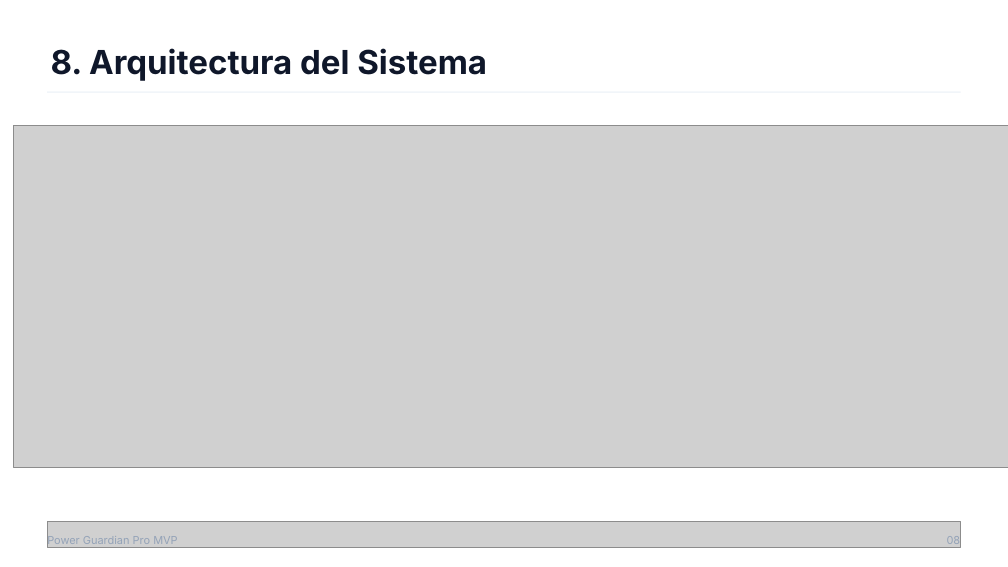
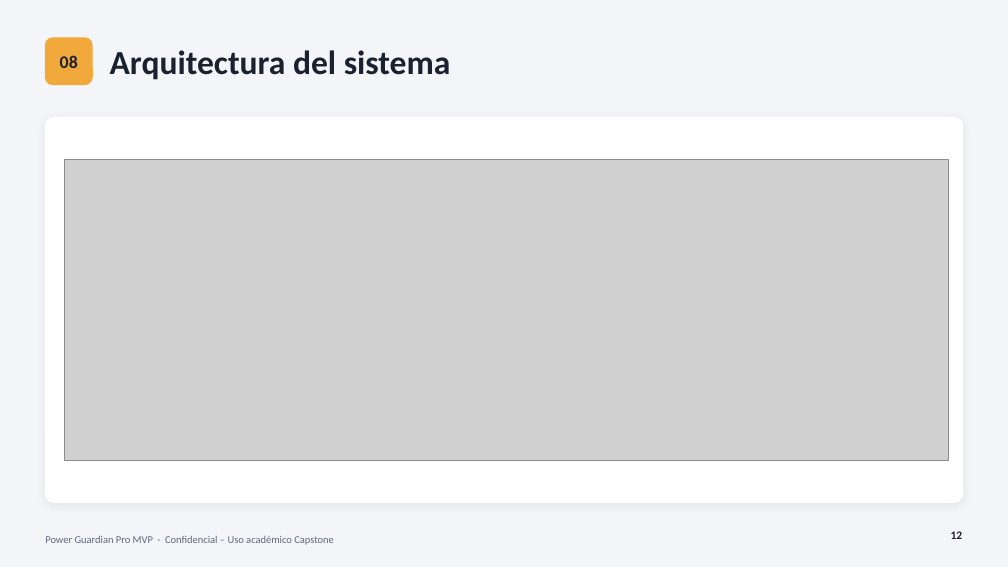
Before and after one commit to FabianBugueno/capstone, a slide deck: slide 12 of Fase 2/Evidencias Proyecto/Presentación Proyecto.pptx. Drawn at 1008x567 pixels with LibreOffice and Linux fonts; fonts in the diff are those of the drawing; grey boxes stand for pictures; background and template pictures are left out. Boxes give left, top, right and bottom in pixels: in the first picture for what was removed or moved away, otherwise in the second. Text is boxed around its words. In the diff, an @@ line names an element or a change of style, - is before the commit and + after.

```diff
--- a/Fase 2/Evidencias Proyecto/Presentación Proyecto.pptx
+++ b/Fase 2/Evidencias Proyecto/Presentación Proyecto.pptx
@@ background picture (left out) to #F3F5F8 @@
@@ text "08" moved from (x1=947, y1=535, x2=961, y2=547) to (x1=60, y1=55, x2=78, y2=68) @@
@@ text "08" at (x1=60, y1=55, x2=78, y2=68): size 10.5 to 17 pt, font Inter to Calibri, text colour #94A3B8 to #1A2230, bold on; alignment left to centre; vertical alignment top to middle @@
@@ rounded rectangle added at (x1=45, y1=38, x2=92, y2=85), fill #F2A93B, outline #F2A93B 1 pt @@
@@ title at (x1=110, y1=50, x2=451, y2=80): text changed; size 31.5 to 32 pt; font Inter to Calibri; text colour #0F172A to #1A2230 @@
-8. Arquitectura del Sistema
+Arquitectura del sistema
@@ rounded rectangle added at (x1=45, y1=117, x2=963, y2=503), fill #FFFFFF, outline #FFFFFF 1 pt @@
@@ picture resized from (x1=14, y1=126, x2=1008, y2=467) to (x1=64, y1=160, x2=949, y2=461) @@
@@ text added at (x1=45, y1=536, x2=334, y2=545), 10 pt, text #5B6B7F @@
+Power Guardian Pro MVP · Confidencial – Uso académico Capstone
@@ picture removed at (x1=47, y1=522, x2=960, y2=547) @@
@@ text removed at (x1=47, y1=535, x2=177, y2=547) @@
-Power Guardian Pro MVP
@@ page number added at (x1=951, y1=531, x2=963, y2=539), 11 pt, text #1A2230, bold @@
+12
```
Also in this commit, not shown: 14 other slides changed, 15 slides added, 7 slides removed, 8 other files.
